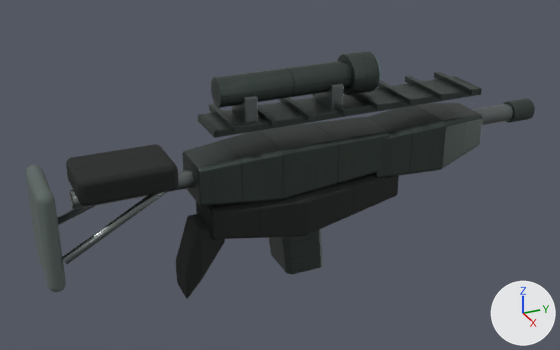
The glTF model public/assets/original/models/weapons/pass65-firearms/m14-ebr/m14-ebr-fp-lod1.glb as it was, and as the next commit left it.
One viewpoint serves both versions: a 50 mm camera at (2.302, -1.227, 0.996) aimed at (-0.058, -0.165, -0.184). Lighting does not change. The marker at lower right points along +X, +Y and +Z. The older version comes first. Where no turn or scale is listed for an object, it has been applied to the vertices. Vertices at exactly the same position are counted once.

The scene before the commit, as lines of its bpy script (objects in view):
```python
me_cylinder_1531 = bpy.data.meshes.new('Cylinder.1531')
me_cylinder_1531.from_pydata(...)  # 631 vertices, 1238 faces; spans x -0.14..0.14, y -0.9..0.9, z -0.22..0.22
me_cylinder_1531.materials.append(mat_mat_pass65_m14_ebr_gunmetal)  # grey #757c7b
me_m14ebr_action_fp_lod1_mesh = bpy.data.meshes.new('M14EBR_Action_FP_LOD1_Mesh')
me_m14ebr_action_fp_lod1_mesh.from_pydata(...)  # 2086 vertices, 4100 faces; spans x -0.125..0.125, y -0.715..0.715, z -0.301..0.301
me_m14ebr_action_fp_lod1_mesh.materials.append(mat_mat_pass65_m14_ebr_primary_pbr)
me_m14ebr_chassislower_fp_lod1_mesh = bpy.data.meshes.new('M14EBR_ChassisLower_FP_LOD1_Mesh')
me_m14ebr_chassislower_fp_lod1_mesh.from_pydata(...)  # 442 vertices, 872 faces; spans x -0.135..0.135, y -0.58..0.58, z -0.271..0.271
me_m14ebr_chassislower_fp_lod1_mesh.materials.append(mat_mat_pass65_m14_ebr_polymer_pbr)
ob_m14_ebr_fp_lod1_runtime_static_mat_pass65_m14_ebr_gunmetal = bpy.data.objects.new('m14-ebr_FP_LOD1_Runtime_static_MAT_Pass65_m14_ebr_Gunmetal', me_cylinder_1531)
ob_m14_ebr_fp_lod1_runtime_static_mat_pass65_m14_ebr_gunmetal.location = (0.0, -0.084, -0.042)
ob_m14_ebr_fp_lod1_runtime_static_mat_pass65_m14_ebr_polymer_pbr = bpy.data.objects.new('m14-ebr_FP_LOD1_Runtime_static_MAT_Pass65_m14_ebr_Polymer_PBR', me_m14ebr_chassislower_fp_lod1_mesh)
ob_m14_ebr_fp_lod1_runtime_static_mat_pass65_m14_ebr_polymer_pbr.location = (0.0, -0.332, -0.272)
ob_m14_ebr_fp_lod1_runtime_static_mat_pass65_m14_ebr_primary_pbr = bpy.data.objects.new('m14-ebr_FP_LOD1_Runtime_static_MAT_Pass65_m14_ebr_Primary_PBR', me_m14ebr_action_fp_lod1_mesh)
ob_m14_ebr_fp_lod1_runtime_static_mat_pass65_m14_ebr_primary_pbr.location = (0.0, 0.193, -0.045)
# also in view: 'm14-ebr_FP_LOD1_Runtime_magazine_MAT_Pass65_m14_ebr_Primary_PBR' at (0.0, -0.139, -0.386); 'm14-ebr_FP_LOD1_Runtime_static_MAT_Pass65_m14_ebr_Rubber' at (0.0, -1.012, -0.186)
```
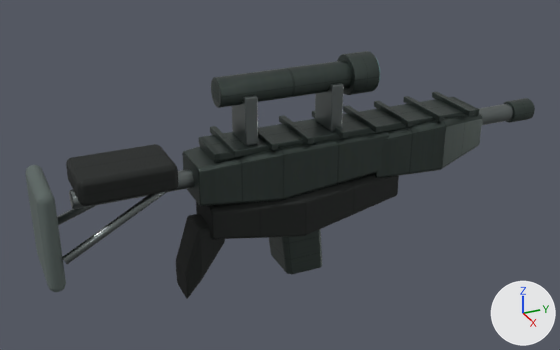
Changed parts and their boxes [x1, y1, x2, y2] in the pictures (560 x 350 px; the box of a moved part takes in the faces that stretch with it):
part 1 of me_m14ebr_action_fp_lod1_mesh, moved or reshaped
    before: [198, 76, 482, 138]
    after: [200, 131, 389, 163]
part 2 of me_m14ebr_action_fp_lod1_mesh, added
    after: [199, 97, 479, 161]
part 3 of me_m14ebr_action_fp_lod1_mesh, moved or reshaped
    before: [377, 80, 415, 105]
    after: [374, 101, 413, 127]
part 4 of me_m14ebr_action_fp_lod1_mesh, added
    after: [258, 127, 278, 150]
part 5 of me_m14ebr_action_fp_lod1_mesh, added
    after: [279, 115, 314, 144]
part 6 of me_m14ebr_action_fp_lod1_mesh, added
    after: [343, 105, 381, 132]
part 7 of me_m14ebr_action_fp_lod1_mesh, added
    after: [403, 96, 444, 122]
part 8 of me_m14ebr_action_fp_lod1_mesh, added
    after: [210, 126, 241, 157]
part 9 of me_m14ebr_action_fp_lod1_mesh, added
    after: [312, 111, 348, 138]
part 10 of me_m14ebr_action_fp_lod1_mesh, added
    after: [432, 92, 474, 116]
part 11 of me_m14ebr_action_fp_lod1_mesh, deleted
    before: [209, 71, 476, 133]

Diff of the bpy script that builds the scene:
```diff
--- a/public/assets/original/models/weapons/pass65-firearms/m14-ebr/m14-ebr-fp-lod1.glb.py
+++ b/public/assets/original/models/weapons/pass65-firearms/m14-ebr/m14-ebr-fp-lod1.glb.py
@@ me_m14ebr_action_fp_lod1_mesh @@
 # used by ob_m14_ebr_fp_lod1_runtime_static_mat_pass65_m14_ebr_primary_pbr; location = (0.0, 0.193, -0.045)
-me_m14ebr_action_fp_lod1_mesh.from_pydata(...)  # 2086 vertices, 4100 faces; spans x -0.125..0.125, y -0.715..0.715, z -0.301..0.301
+me_m14ebr_action_fp_lod1_mesh.from_pydata(...)  # 2165 vertices, 4254 faces; spans x -0.125..0.125, y -0.715..0.715, z -0.301..0.301
+# me_m14ebr_action_fp_lod1_mesh part 1: the loose piece of 96 vertices spanning x -0.084..0.084, y -0.655..0.405, z 0.107..0.132 is scaled about its middle by (0.891, 1, 1.14), then moved by (0.0, 0.0, -0.105)
+# me_m14ebr_action_fp_lod1_mesh part 2: the loose piece of 96 vertices spanning x -0.084..0.084, y -0.655..0.405, z 0.107..0.132 is copied, and the copy is moved by (0.0, 0.0, -0.083); it spans x -0.084..0.084, y -0.655..0.405, z 0.024..0.049
+# me_m14ebr_action_fp_lod1_mesh part 3: the loose piece of 96 vertices spanning x -0.12..0.12, y 0.063..0.085, z 0.126..0.148 is moved by (0.0, 0.0, -0.082)
+# me_m14ebr_action_fp_lod1_mesh part 4: a new loose piece of 92 vertices spanning x -0.12..0.12, y -0.467..-0.445, z 0.044..0.066, in mat_mat_pass65_m14_ebr_primary_pbr
+# me_m14ebr_action_fp_lod1_mesh part 5: a new loose piece of 92 vertices spanning x -0.12..0.12, y -0.335..-0.313, z 0.044..0.066, in mat_mat_pass65_m14_ebr_primary_pbr
+# me_m14ebr_action_fp_lod1_mesh part 6: a new loose piece of 92 vertices spanning x -0.12..0.12, y -0.07..-0.048, z 0.044..0.066, in mat_mat_pass65_m14_ebr_primary_pbr
+# me_m14ebr_action_fp_lod1_mesh part 7: a new loose piece of 91 vertices spanning x -0.12..0.12, y 0.195..0.217, z 0.044..0.066, in mat_mat_pass65_m14_ebr_primary_pbr
+# me_m14ebr_action_fp_lod1_mesh part 8: a new loose piece of 90 vertices spanning x -0.12..0.12, y -0.6..-0.578, z 0.044..0.066, in mat_mat_pass65_m14_ebr_primary_pbr
+# me_m14ebr_action_fp_lod1_mesh part 9: a new loose piece of 90 vertices spanning x -0.12..0.12, y -0.202..-0.18, z 0.044..0.066, in mat_mat_pass65_m14_ebr_primary_pbr
+# me_m14ebr_action_fp_lod1_mesh part 10: a new loose piece of 90 vertices spanning x -0.12..0.12, y 0.328..0.35, z 0.044..0.066, in mat_mat_pass65_m14_ebr_primary_pbr
+# me_m14ebr_action_fp_lod1_mesh part 11: 7 loose pieces with 654 vertices, spanning x -0.12..0.12, y -0.6..0.35, z 0.126..0.148, are deleted
 me_m14ebr_action_fp_lod1_mesh.materials.append(mat_mat_pass65_m14_ebr_primary_pbr)
```
